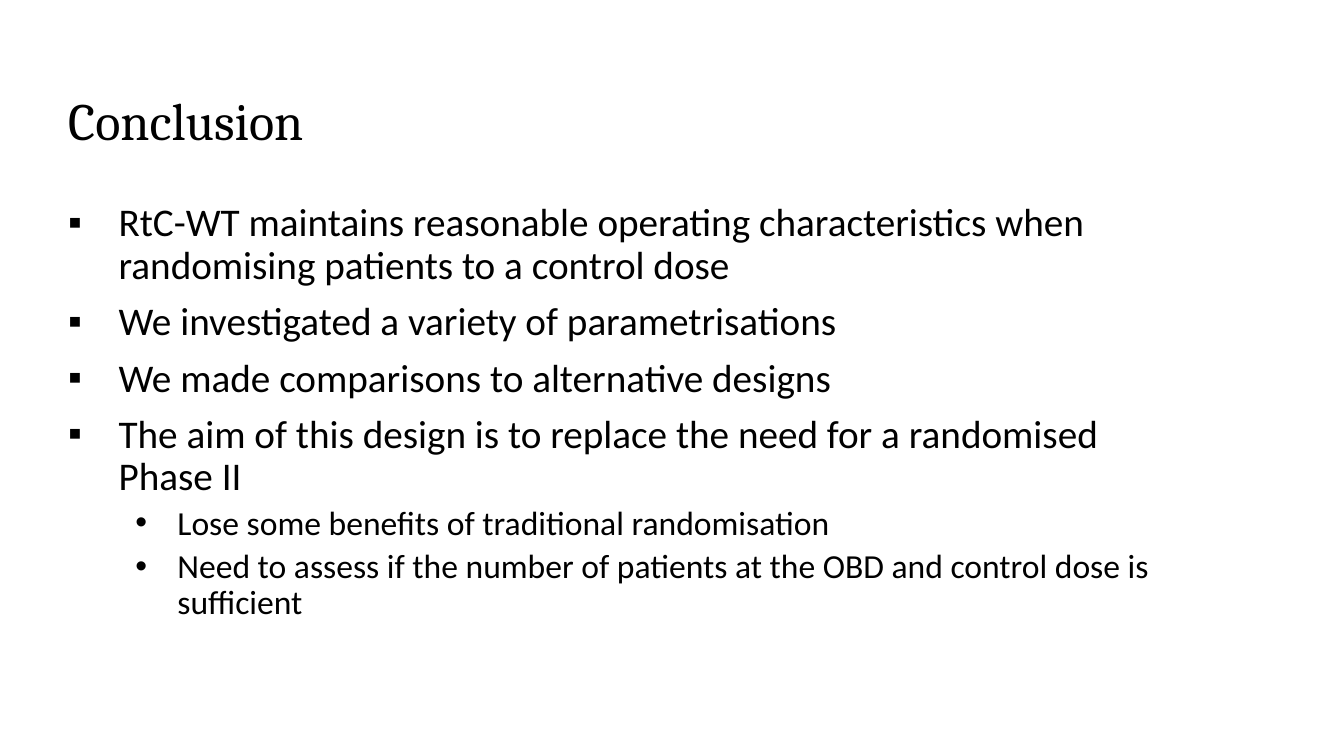
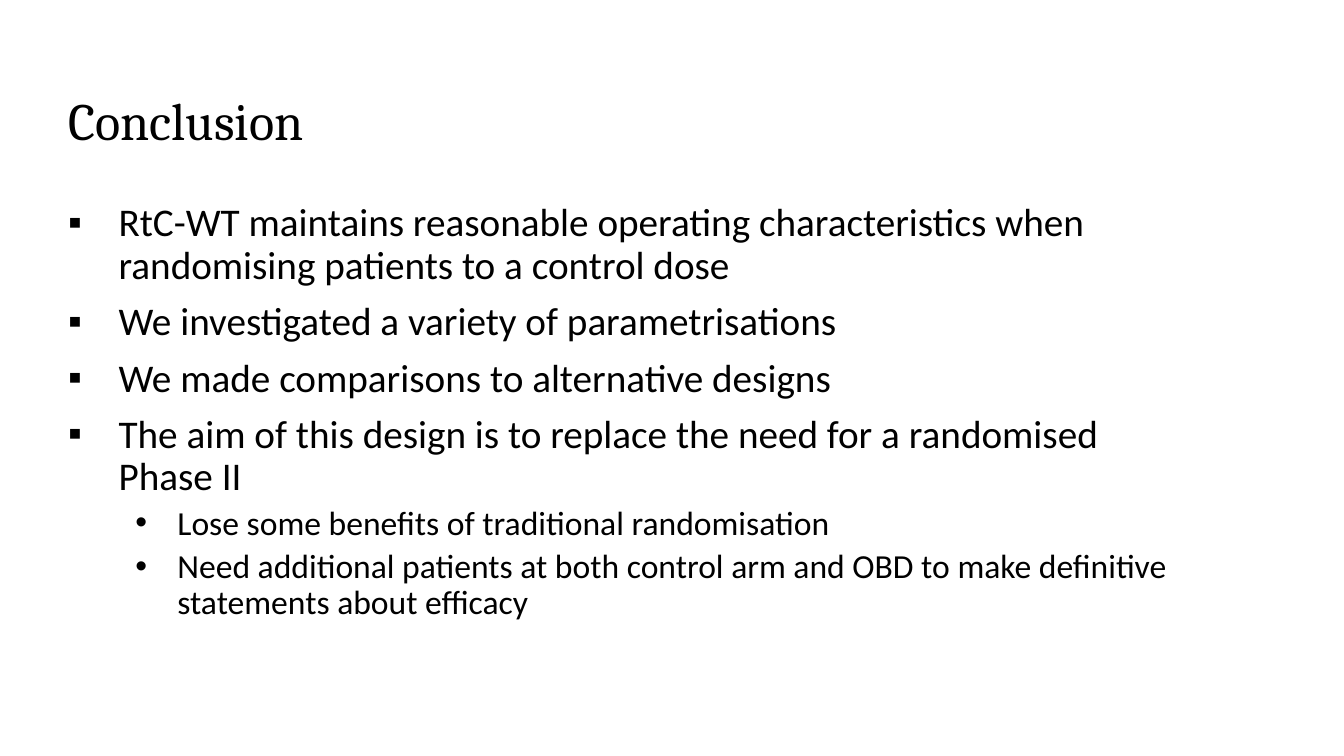
Before and after one commit to A-mit-Patel/PhD, a slide deck: slide 17 of Presentations/20220610 Senior Biostatistician Post Interview Slides AP.pptx (slide 14 before the commit). Drawn at 1344x756 pixels with LibreOffice and Linux fonts; fonts in the diff are those of the drawing; background and template pictures are left out. Boxes give left, top, right and bottom in pixels: in the first picture for what was removed or moved away, otherwise in the second. Text is boxed around its words. In the diff, an @@ line names an element or a change of style, - is before the commit and + after.

Commit message:
Intro & Conclusion
Included the first draft of the intro and conclusion.

```diff
--- a/Presentations/20220610 Senior Biostatistician Post Interview Slides AP.pptx
+++ b/Presentations/20220610 Senior Biostatistician Post Interview Slides AP.pptx
@@ text at [177, 554, 1166, 620]: text changed @@
-  • Need to assess if the number of patients at the OBD and control dose is sufficient
+  • Need additional patients at both control arm and OBD to make definitive statements about efficacy
```
Also in this commit, not shown: 3 slides added, 25 other files.
